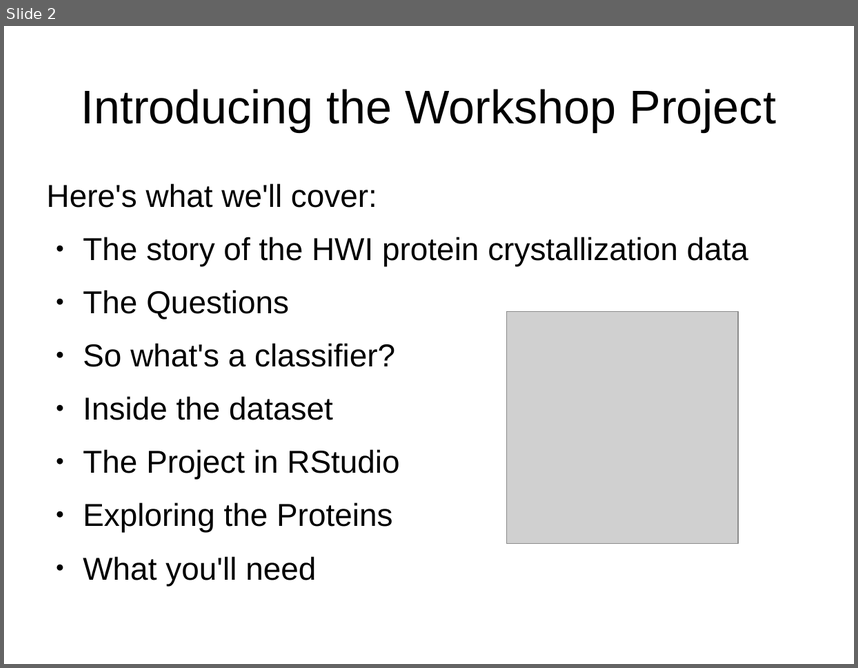
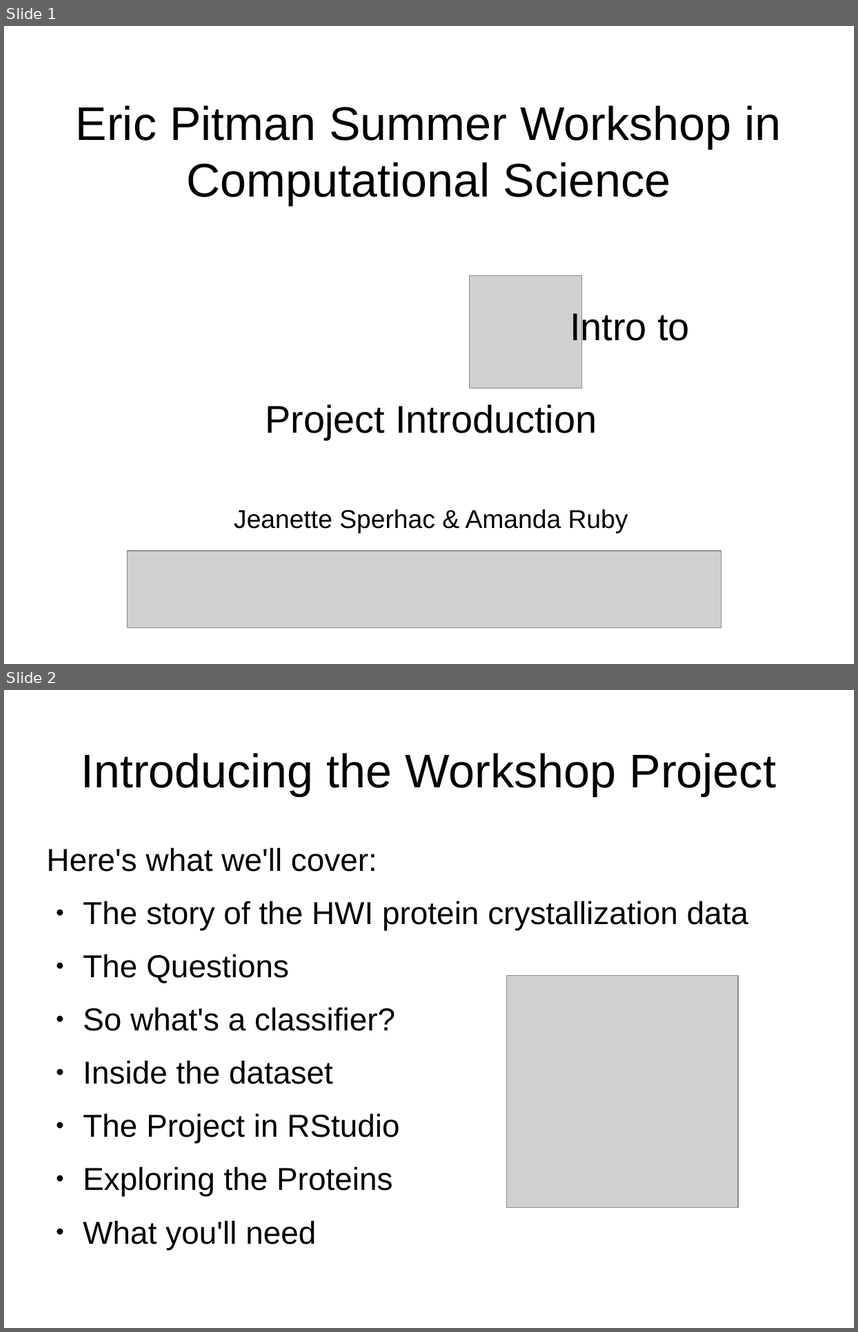
Before and after one commit to ubccr/hsws, a slide deck: slides/project-intro.odp. Shown one above the other, each under a label of ours: slide 2 before the commit, slides 1 and 2 after it. The pictures are 858x668 and 858x1332 pixels, drawn with LibreOffice and Linux fonts; fonts in the diff are those of the drawing; grey boxes stand for pictures. Boxes give left, top, right and bottom in pixels: in the first picture for what was removed or moved away, otherwise in the second. Text is boxed around its words. In the diff, an @@ line names an element or a change of style, - is before the commit and + after.

Commit message:
Initial modifications for 2014 workshop materials

```diff
--- a/slides/project-intro.odp
+++ b/slides/project-intro.odp
@@ slide 1 added at (4,26,854,664), background #FFFFFF @@
@@ title added at (76,105,781,205), 44 pt, text #000000 @@
+Eric Pitman Summer Workshop in Computational Science
@@ picture added at (470,276,582,388) @@
@@ text added at (234,310,690,532), 36 pt, text #000000 @@
+Intro to
+Project Introduction
+Jeanette Sperhac & Amanda Ruby
@@ picture added at (128,550,722,628) @@
```
Also in this commit, not shown: 4 slides changed, 1 slide removed, 28 other files.
